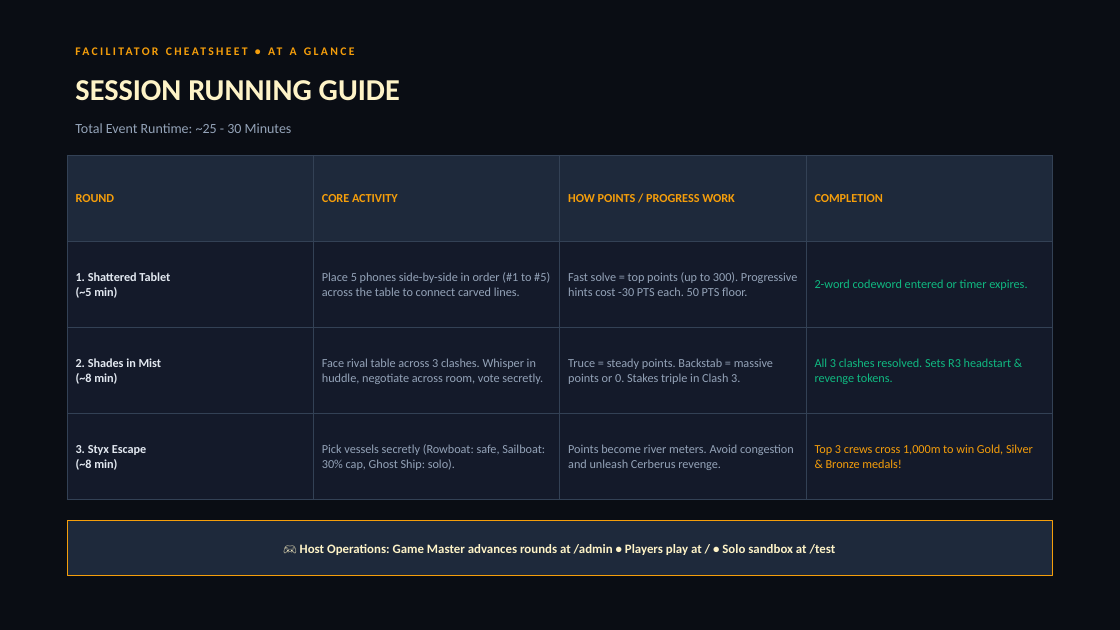
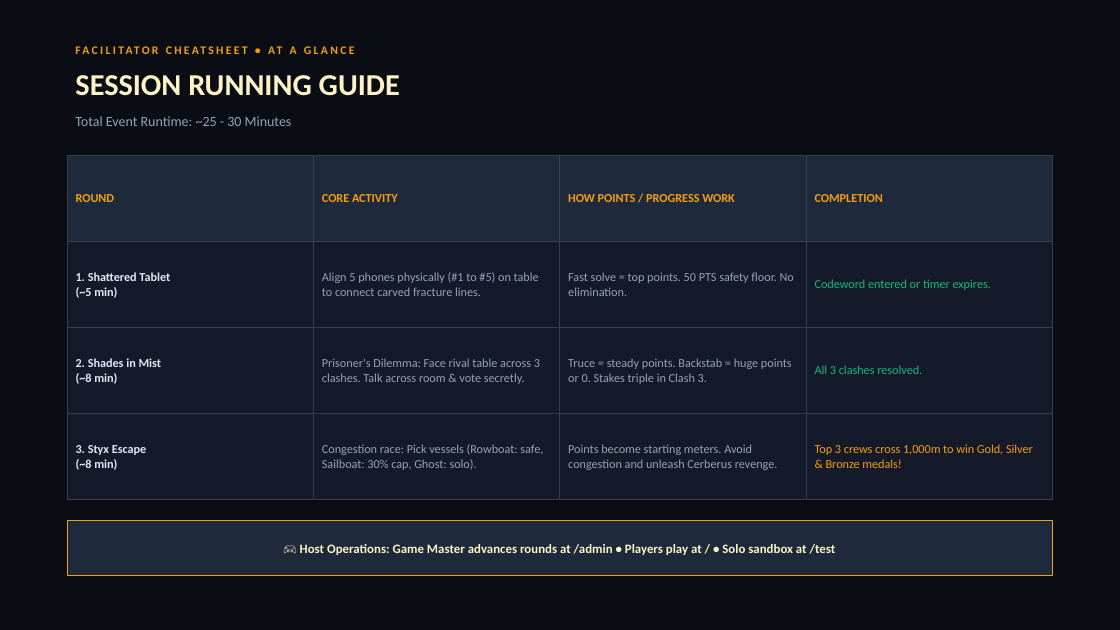
Before and after one commit to AdroMine/wcl_game, a slide deck: slide 5 of presentation.pptx. Drawn at 1120x630 pixels with LibreOffice and Linux fonts; fonts in the diff are those of the drawing. Boxes give left, top, right and bottom in pixels: in the first picture for what was removed or moved away, otherwise in the second. Text is boxed around its words. In the diff, an @@ line names an element or a change of style, - is before the commit and + after.

```diff
--- a/presentation.pptx
+++ b/presentation.pptx
@@ text "SESSION RUNNING GUIDE": place and size @@
-text "SESSION RUNNING GUIDE" at bbox=[75, 80, 400, 101]
+text "SESSION RUNNING GUIDE" at bbox=[75, 75, 400, 96]
@@ text "Total Event Runtime: ~25 - ...": place and size @@
-text "Total Event Runtime: ~25 - ..." at bbox=[75, 123, 292, 133]
+text "Total Event Runtime: ~25 - ..." at bbox=[75, 116, 292, 126]
@@ table at bbox=[67, 155, 1052, 500] @@
-row 2: 1. Shattered Tablet / (~5 min) | Place 5 phones side-by-side in order (#1 to #5) across the table to connect carved lines. | Fast solve = top points (up to 300). Progressive hints cost -30 PTS each. 50 PTS floor. | 2-word codeword entered or timer expires.
+row 2: 1. Shattered Tablet / (~5 min) | Align 5 phones physically (#1 to #5) on table to connect carved fracture lines. | Fast solve = top points. 50 PTS safety floor. No elimination. | Codeword entered or timer expires.
-row 3: 2. Shades in Mist / (~8 min) | Face rival table across 3 clashes. Whisper in huddle, negotiate across room, vote secretly. | Truce = steady points. Backstab = massive points or 0. Stakes triple in Clash 3. | All 3 clashes resolved. Sets R3 headstart & revenge tokens.
+row 3: 2. Shades in Mist / (~8 min) | Prisoner's Dilemma: Face rival table across 3 clashes. Talk across room & vote secretly. | Truce = steady points. Backstab = huge points or 0. Stakes triple in Clash 3. | All 3 clashes resolved.
-row 4, column 2: Pick vessels secretly (Rowboat: safe, Sailboat: 30% cap, Ghost Ship: solo).
+row 4, column 2: Congestion race: Pick vessels (Rowboat: safe, Sailboat: 30% cap, Ghost: solo).
-row 4, column 3: Points become river meters. Avoid congestion and unleash Cerberus revenge.
+row 4, column 3: Points become starting meters. Avoid congestion and unleash Cerberus revenge.
```
Also in this commit, not shown: 4 other slides changed, 11 other files.
